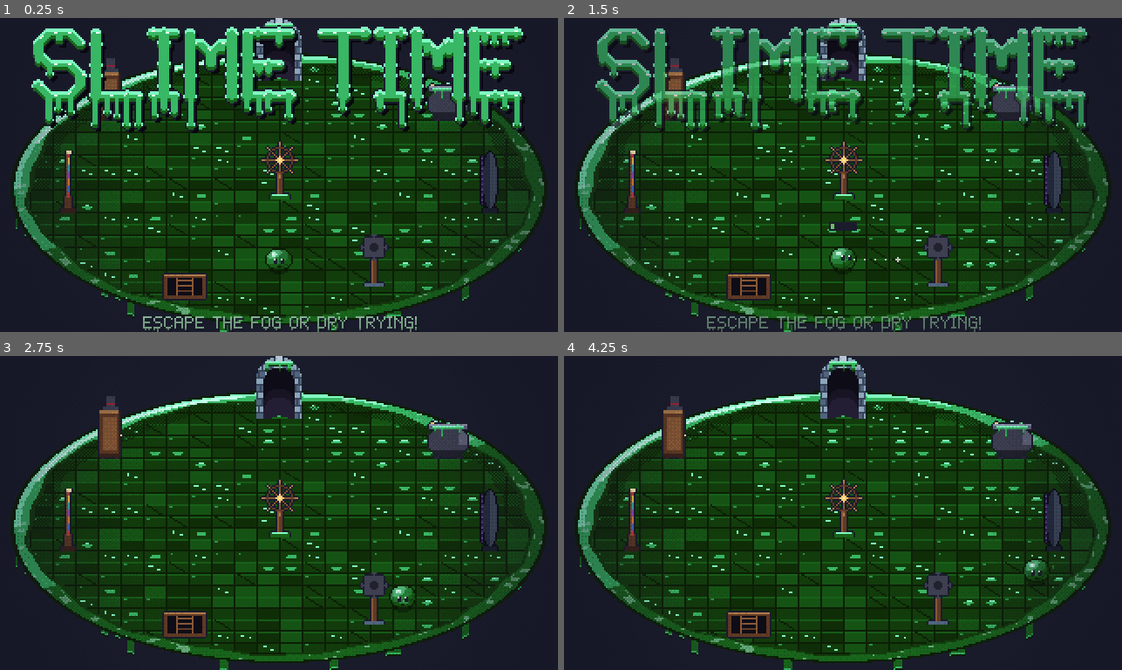
Above: before the commit, frames 1-4 (two rows, left to right).
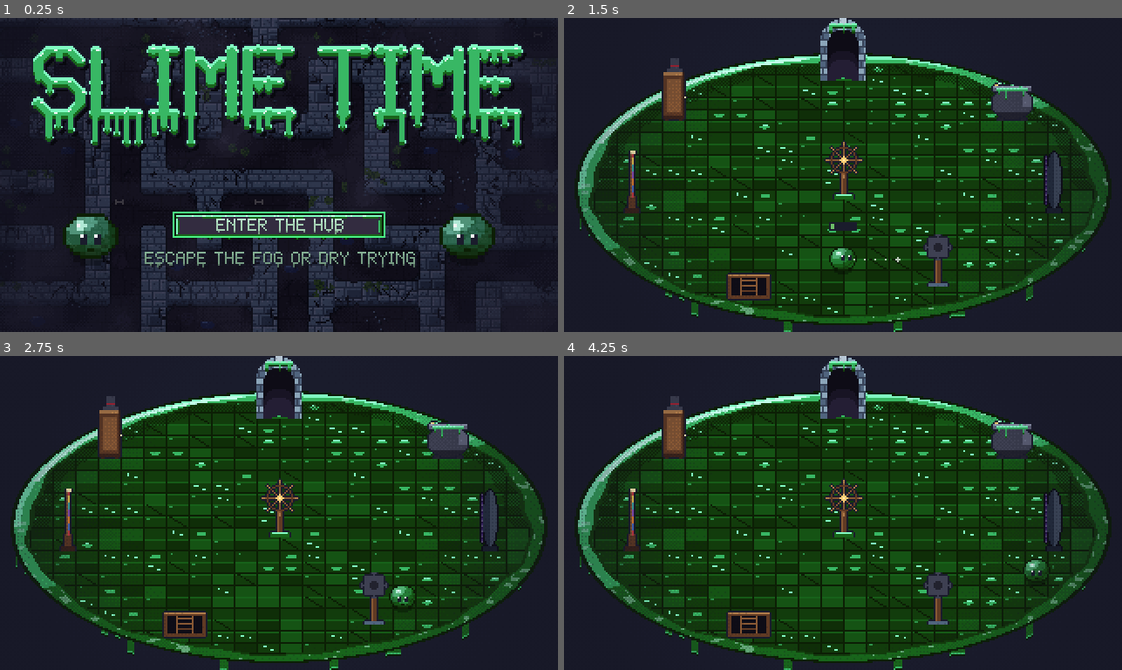
Above: after the commit, the same moments.

Repository: AveryBlue-GD/slime-time
Game: Godot game, scene res://scenes/title.tscn
The game is run twice, just before and just after one commit, with the same random seed, the same clock (stepped at 60 frames per second) and the same inputs. Before the commit the project starts from res://scenes/hub.tscn.
Inputs (mouse positions are in pixels of both pictures, inside the frame that each line leads up to):
- Up to frame 1 (0.25 s): no input
- Up to frame 2 (1.5 s): click (843, 225) at 0.5 s, where only the run after the commit has a clickable "ENTER THE HUB"; tap Enter at 1.25 s; move the mouse to (965, 159) at 1.27 s; hold D (move_right) from 1.28 s (still down); hold Space (jump) from 1.28 s (still down); click (965, 159) at 1.42 s
- Up to frame 3 (2.75 s): release D (move_right) at 2 s; release Space (jump) at 2 s; drag from (167, 528) to (251, 575) at 2.02 s
- Up to frame 4 (4.25 s): move the mouse to (898, 443) at 2.77 s; hold D (move_right) 2.78-3.5 s; hold Space (jump) 2.78-3.5 s; tap P at 2.85 s; click (898, 443) at 2.92 s; drag from (815, 575) to (675, 465) at 3.52 s

The runs differ from the first frame. In frame 1, 65% of the frame differs, in the area x 1-99%, y 0-100%; in frame 2, 13%; in frame 3, less than 0.1%; in frame 4, less than 0.1%.

Commit message:
Title screen is back (logo, ENTER THE HUB, tagline without the !); the hub room shows the rainbow skin as flowing rainbow bands; test every skin swap in the hub
Co-Authored-By: Claude Opus 5.5 <noreply@anthropic.com>

Diff:
--- a/assets/shaders/hub_room.gdshader
+++ b/assets/shaders/hub_room.gdshader
@@ -8,7 +8,9 @@
 // - rim: a thick band of glossy goo whose lumpy inner edge, speckles and the drips running off the
 //   front all turn with the room, while its shading and the shine streak stay put (the light
 //   doesn't move);
-// - everything in the skin's six goo shades.
+// - everything in the skin's six goo shades; with the rainbow skin (`rainbow`), each pixel keeps its
+//   brightness but takes a hue from rainbow bands laid across the floor plan, flowing slowly and
+//   turning with the room, like the rainbow slime.
 // Drawn on a 320x180 rect; each screen pixel is worked out at its center so it stays crisp.
 
 uniform vec2 center = vec2(160.0, 98.0);
@@ -22,6 +24,21 @@
 uniform vec4 deep : source_color = vec4(0.086, 0.259, 0.322, 1.0);
 uniform vec4 outline : source_color = vec4(0.047, 0.149, 0.188, 1.0);
 uniform vec4 background : source_color = vec4(0.07, 0.06, 0.1, 1.0);
+uniform bool rainbow = false;
+uniform float rainbow_speed = 0.05;
+const float HUE_STEPS = 12.0;
+
+vec3 hsv_to_rgb(float h, float s, float v) {
+	vec3 p = abs(fract(vec3(h) + vec3(1.0, 2.0 / 3.0, 1.0 / 3.0)) * 6.0 - 3.0);
+	return v * mix(vec3(1.0), clamp(p - 1.0, 0.0, 1.0), s);
+}
+
+// The rainbow skin's version of a shaded color: same brightness, the band's hue (red to violet).
+vec3 rainbow_of(vec3 col, vec2 plan) {
+	float hue = fract(floor((plan.x * 0.6 + plan.y * 0.35 - TIME * rainbow_speed) * HUE_STEPS) / HUE_STEPS) * 0.83;
+	float v = max(col.r, max(col.g, col.b));
+	return hsv_to_rgb(hue, mix(0.9, 0.25, v * v), v);
+}
 
 
 float hash(vec2 p) {
@@ -119,5 +136,8 @@
 			col = below > drip_length - 1.0 ? outline.rgb : (below > drip_length - 2.0 ? mid.rgb : dark.rgb);
 		}
 	}
+	if (rainbow && (d <= 1.0 || col != background.rgb)) {
+		col = rainbow_of(col, plan);
+	}
 	COLOR = vec4(col, 1.0);
 }
--- a/project.godot
+++ b/project.godot
@@ -11,7 +11,7 @@
 [application]
 
 config/name="Slime Time"
-run/main_scene="res://scenes/hub.tscn"
+run/main_scene="res://scenes/title.tscn"
 config/features=PackedStringArray("4.7")
 config/icon="res://icon.png"
 
--- /dev/null
+++ b/scenes/title.tscn
@@ -0,0 +1,12 @@
+[gd_scene load_steps=2 format=3]
+
+[ext_resource type="Script" path="res://scripts/ui/title.gd" id="1_script"]
+
+[node name="Title" type="Control"]
+layout_mode = 3
+anchors_preset = 15
+anchor_right = 1.0
+anchor_bottom = 1.0
+grow_horizontal = 2
+grow_vertical = 2
+script = ExtResource("1_script")
--- a/scripts/game.gd
+++ b/scripts/game.gd
@@ -48,7 +48,7 @@
 ## Rainbow skin: the trail's hue advances this many full rainbows per second of play.
 const RAINBOW_TRAIL_SPEED := 0.08
 const CLEAR := Color(0, 0, 0, 0)
-const TITLE_SCENE := "res://scenes/hub.tscn"
+const HUB_SCENE := "res://scenes/hub.tscn"
 ## Seconds the "first run: playing as ..." notice stays up.
 const FORCED_SKIN_NOTICE := 2.5
 const VICTORY_SCENE := "res://scenes/victory.tscn"
--- a/scripts/hub.gd
+++ b/scripts/hub.gd
@@ -1,6 +1,6 @@
 extends Node2D
 
-## The hub, which is also the title screen: the slime's room. It's shaped like a giant slime
+## The hub: the slime's room, where every menu lives (the title screen leads here). It's shaped like a giant slime
 ## (glossy goo rim, the slime's eyes on the back, jelly-cube floor; all in your skin's colors) and
 ## seen at a slant. The stations stand evenly spaced around the rim, all facing the center:
 ## - archway: STORY (level select, with the hard mode switch)
@@ -18,8 +18,8 @@
 ## close (holding left while hitting the wheel turns the other way). You glide and leap around as
 ## your slime, in your skin and hat; next to a station the prompt names it and the interact key
 ## uses it (on a touchscreen, JUMP does, right next to one).
-## The logo shows over the room when the game starts and fades once you move. Coming back from a
-## station turns the room so that station faces you again, with the slime in front of it.
+## The title screen (title.tscn) leads here. Coming back from a station turns the room so that
+## station faces you again, with the slime in front of it.
 
 const CENTER := Vector2(160, 98)
 ## The room on screen (an ellipse: a round room seen at a slant).
@@ -36,7 +36,6 @@
 const ART := "res://assets/sprites/hub/"
 const FPS := 6.0
 const PROMPT_Y := 166.0
-const LOGO_RAINBOW_WIDTH := 90.0
 enum View { FRONT, SIDE, BACK }
 
 ## The station used last: coming back turns the room to face it, with the slime in front of it.
@@ -60,7 +59,6 @@
 var prompt: PanelContainer
 var prompt_name: Label
 var prompt_key: Label
-var logo_layer: CanvasLayer
 var room: ColorRect
 var _touch_controls: CanvasLayer
 var _time := 0.0
@@ -86,6 +84,7 @@
 	material.set_shader_parameter("center", CENTER)
 	material.set_shader_parameter("radii", ROOM_RADII)
 	material.set_shader_parameter("background", UIKit.BG)
+	material.set_shader_parameter("rainbow", Progress.is_rainbow())
 	var shades := Skins.shades(Skins.RAINBOW_BASE if Progress.is_rainbow() else Progress.skin_color())
 	for shade: String in shades:
 		material.set_shader_parameter("outline" if shade == "outline" else shade, shades[shade])
@@ -211,7 +210,7 @@
 	return ((at - CENTER) / FLOOR).length() <= 1.0
 
 
-## The prompt bar, the title logo (on a fresh start), a soft vignette and touch controls.
+## The prompt bar, a soft vignette and touch controls.
 func _build_ui() -> void:
 	var shade := CanvasLayer.new()
 	shade.layer = 1
@@ -246,48 +245,9 @@
 	row.add_child(prompt_name)
 	row.add_child(prompt_key)
 	prompt.visible = false
-	if return_to == "":
-		_build_logo(root)
 	UIKit.add_skin_text(root)
 	_touch_controls = preload("res://scripts/ui/touch_controls.gd").new()
 	add_child(_touch_controls)
-
-
-## The gooey logo and the tagline over the room, as the title; they fade once you move.
-func _build_logo(root: Control) -> void:
-	logo_layer = CanvasLayer.new()
-	logo_layer.layer = 3
-	add_child(logo_layer)
-	var logo := TextureRect.new()
-	logo.texture = preload("res://assets/sprites/title.png")
-	logo.position = Vector2(roundf((320 - logo.texture.get_width()) / 2.0), 2)
-	logo.material = Skins.make_material(Progress.skin_color(), Progress.is_rainbow())
-	(logo.material as ShaderMaterial).set_shader_parameter("rainbow_width", LOGO_RAINBOW_WIDTH)
-	(logo.material as ShaderMaterial).set_shader_parameter("translucency", 0.0)
-	logo.mouse_filter = Control.MOUSE_FILTER_IGNORE
-	logo_layer.add_child(logo)
-	var tagline := UIKit.make_label("ESCAPE THE FOG OR DRY TRYING!", 8, UIKit.TEXT_DIM)
-	tagline.horizontal_alignment = HORIZONTAL_ALIGNMENT_CENTER
-	root.add_child(tagline)
-	tagline.set_anchors_and_offsets_preset(Control.PRESET_TOP_WIDE)
-	tagline.offset_top = 171
-	tagline.offset_bottom = 180
-	tagline.set_meta("fades_with_logo", true)
-	logo_layer.set_meta("tagline", tagline)
-
-
-func _fade_logo() -> void:
-	if logo_layer == null or logo_layer.has_meta("fading"):
-		return
-	logo_layer.set_meta("fading", true)
-	var tagline: Label = logo_layer.get_meta("tagline")
-	var tween := create_tween().set_parallel()
-	tween.tween_property(logo_layer.get_child(0), "modulate:a", 0.0, 0.6)
-	tween.tween_property(tagline, "modulate:a", 0.0, 0.6)
-	tween.chain().tween_callback(func() -> void:
-		tagline.queue_free()
-		logo_layer.queue_free()
-		logo_layer = null)
 
 
 func _physics_process(delta: float) -> void:
@@ -300,8 +260,6 @@
 			turning = false
 			turn = wrapf(_turn_to, -PI, PI)
 			_place_all()
-	if logo_layer and (slime.velocity.length() > 4.0 or slime.state != Slime.State.GLIDE):
-		_fade_logo()
 	_update_near()
 	# The interact key (F) uses the station or wheel you're next to; on a touchscreen there's no
 	# such key, so right next to one JUMP uses it instead of leaping.
@@ -309,7 +267,6 @@
 	slime.can_charge = near.is_empty() or not touch
 	var used := Input.is_action_just_pressed("interact") or (touch and Input.is_action_just_pressed("jump"))
 	if not near.is_empty() and used and slime.state == Slime.State.GLIDE:
-		_fade_logo()
 		if near.id == "rotor":
 			turn_room(-1 if Input.is_action_pressed("move_left") else 1)
 		else:
--- a/scripts/ui/controls.gd
+++ b/scripts/ui/controls.gd
@@ -107,7 +107,7 @@
 
 func _reset() -> void:
 	Progress.reset_progress()
-	UIKit.go(get_tree(), UIKit.TITLE_SCENE)
+	UIKit.go(get_tree(), UIKit.HUB_SCENE)
 
 
 func _refresh() -> void:
@@ -161,4 +161,4 @@
 		if reset_confirm.visible:
 			_cancel_reset()
 		else:
-			UIKit.go(get_tree(), UIKit.TITLE_SCENE)
+			UIKit.go(get_tree(), UIKit.HUB_SCENE)
--- a/scripts/ui/level_select.gd
+++ b/scripts/ui/level_select.gd
@@ -93,4 +93,4 @@
 
 func _unhandled_input(event: InputEvent) -> void:
 	if event.is_action_pressed("menu") or event.is_action_pressed("ui_cancel"):
-		UIKit.go(get_tree(), UIKit.TITLE_SCENE)
+		UIKit.go(get_tree(), UIKit.HUB_SCENE)
--- a/scripts/ui/pause_menu.gd
+++ b/scripts/ui/pause_menu.gd
@@ -68,7 +68,7 @@
 
 func _quit() -> void:
 	resume()
-	UIKit.go(get_tree(), UIKit.TITLE_SCENE)
+	UIKit.go(get_tree(), UIKit.HUB_SCENE)
 
 
 func _toggle_sound() -> void:
--- a/scripts/ui/skins_screen.gd
+++ b/scripts/ui/skins_screen.gd
@@ -295,4 +295,4 @@
 
 func _unhandled_input(event: InputEvent) -> void:
 	if event.is_action_pressed("menu") or event.is_action_pressed("ui_cancel"):
-		UIKit.go(get_tree(), UIKit.TITLE_SCENE)
+		UIKit.go(get_tree(), UIKit.HUB_SCENE)
--- /dev/null
+++ b/scripts/ui/title.gd
@@ -0,0 +1,49 @@
+extends Control
+
+## The title screen (the main scene): the big gooey logo in your skin's colors, your slime on
+## either side (in your hat), an ENTER THE HUB button and the tagline under it. Everything else
+## (story, randomizer, skins, upgrades, settings, quit) lives in the hub.
+
+## Rainbow skin: how wide one full rainbow is across the logo (px).
+const LOGO_RAINBOW_WIDTH := 90.0
+const TAGLINE := "ESCAPE THE FOG OR DRY TRYING"
+
+var enter_button: Button
+
+
+func _ready() -> void:
+	UIKit.setup_screen(self, "")
+	# The logo is drawn in the slime sheet's goo shades, so the skin shader recolors it too.
+	var logo := TextureRect.new()
+	logo.texture = preload("res://assets/sprites/title.png")
+	logo.material = Skins.make_material(Progress.skin_color(), Progress.is_rainbow())
+	(logo.material as ShaderMaterial).set_shader_parameter("rainbow_width", LOGO_RAINBOW_WIDTH)
+	(logo.material as ShaderMaterial).set_shader_parameter("translucency", 0.0)  # the logo stays solid
+	logo.position = Vector2(roundf((320 - logo.texture.get_width()) / 2.0), 12)
+	logo.mouse_filter = Control.MOUSE_FILTER_IGNORE
+	add_child(logo)
+	for x in [52, 268]:
+		var preview := UIKit.make_slime_preview(Progress.skin_color(), 2, Progress.is_rainbow())
+		preview.position = Vector2(x, 124)
+		add_child(preview)
+		if Progress.selected_hat != Hats.NONE:  # the hat you're wearing, at the same 2x size
+			var hat := Hat.new()
+			hat.scale = preview.scale
+			add_child(hat)
+			hat.setup(Progress.selected_hat, preview)
+
+	enter_button = UIKit.make_button("ENTER THE HUB", _enter, Vector2(120, 13))
+	enter_button.position = Vector2(100, 112)
+	add_child(enter_button)
+	enter_button.grab_focus()
+
+	var tagline := UIKit.make_label(TAGLINE, 8, UIKit.TEXT_DIM)
+	tagline.horizontal_alignment = HORIZONTAL_ALIGNMENT_CENTER
+	add_child(tagline)
+	tagline.set_anchors_and_offsets_preset(Control.PRESET_TOP_WIDE)
+	tagline.offset_top = 134
+	tagline.offset_bottom = 144
+
+
+func _enter() -> void:
+	UIKit.go(get_tree(), UIKit.HUB_SCENE)
--- a/scripts/ui/ui_kit.gd
+++ b/scripts/ui/ui_kit.gd
@@ -3,8 +3,9 @@
 
 ## Shared look and helpers for the menu screens (320x180 base resolution, 8 px text).
 
-## The hub room is the title screen; every BACK leads there.
-const TITLE_SCENE := "res://scenes/hub.tscn"
+## The title screen (the main scene), and the hub every BACK leads to.
+const TITLE_SCENE := "res://scenes/title.tscn"
+const HUB_SCENE := "res://scenes/hub.tscn"
 const GAME_SCENE := "res://scenes/main.tscn"
 
 const BG := Color8(26, 28, 44)
@@ -188,7 +189,7 @@
 
 ## Bottom-left BACK button that returns to the title.
 static func add_back_button(root: Control) -> Button:
-	var button := make_button("BACK", func() -> void: go(root.get_tree(), TITLE_SCENE), Vector2(40, 13))
+	var button := make_button("BACK", func() -> void: go(root.get_tree(), HUB_SCENE), Vector2(40, 13))
 	button.position = Vector2(4, 164)
 	root.add_child(button)
 	return button
--- a/scripts/ui/upgrades_screen.gd
+++ b/scripts/ui/upgrades_screen.gd
@@ -113,7 +113,7 @@
 func _leave() -> void:
 	var to_game: bool = Progress.return_to_game
 	Progress.return_to_game = false
-	UIKit.go(get_tree(), UIKit.GAME_SCENE if to_game else UIKit.TITLE_SCENE)
+	UIKit.go(get_tree(), UIKit.GAME_SCENE if to_game else UIKit.HUB_SCENE)
 
 
 func _unhandled_input(event: InputEvent) -> void:
--- a/scripts/ui/victory.gd
+++ b/scripts/ui/victory.gd
@@ -41,7 +41,7 @@
 		UIKit.make_button("RANDOMIZER", func() -> void:
 			Progress.start_random()
 			UIKit.go(get_tree(), UIKit.GAME_SCENE)),
-		UIKit.make_button("HUB", func() -> void: UIKit.go(get_tree(), UIKit.TITLE_SCENE)),
+		UIKit.make_button("HUB", func() -> void: UIKit.go(get_tree(), UIKit.HUB_SCENE)),
 	]
 	for button in buttons:
 		menu.add_child(button)
--- a/tests/test_hub.gd
+++ b/tests/test_hub.gd
@@ -6,7 +6,7 @@
 ## up close); hitting the wheel (interact key beside it) turns the whole room one station round,
 ## the floor drawn for the new turn; next to a station the prompt names it and the interact key (F)
 ## uses it while SPACE still leaps; the randomizer portal stays locked until the story is beaten;
-## coming back from a station turns the room to face it; the title logo fades once you move.
+## coming back from a station turns the room to face it.
 ## Starts from a fresh state (tests never read the real save).
 ## Run: .\tools\godot.ps1 --path . --headless --fixed-fps 60 --quit-after 30000 -s res://tests/test_hub.gd
 
@@ -25,6 +25,17 @@
 	hub_scene = load("res://scenes/hub.tscn")
 	progress.levels_cleared = 0
 
+	# --- The title screen leads into the hub
+	var title: Control = load("res://scenes/title.tscn").instantiate()
+	root.add_child(title)
+	await _frames(2)
+	var texts: Array = []
+	for node in title.find_children("*", "Label", true, false):
+		texts.append(node.text)
+	_check(title.enter_button.text == "ENTER THE HUB" and "ESCAPE THE FOG OR DRY TRYING" in texts and ProjectSettings.get_setting("application/run/main_scene") == "res://scenes/title.tscn",
+		"the game opens on the title: ENTER THE HUB, then the tagline (no !)")
+	title.free()
+
 	# --- The room, its stations and their views
 	HubScript.return_to = ""
 	var hub: Node2D = await _open()
@@ -40,16 +51,14 @@
 	_check(right.view == HubScript.View.SIDE and right.sprite.flip_h and left.view == HubScript.View.SIDE and not left.sprite.flip_h,
 		"stations at the sides show their side, facing the center (mirrored on the right)")
 	_check(hub._station("settings").view == HubScript.View.BACK, "stations up close show their back")
-	_check(hub.logo_layer != null and hub.near.is_empty() and not hub.prompt.visible,
-		"a fresh start shows the logo; the slime starts with nothing to use")
+	_check(hub.near.is_empty() and not hub.prompt.visible, "the slime starts in the room with nothing to use")
 
-	# --- Away from stations the jump key leaps as usual, and moving fades the logo
+	# --- Away from stations the jump key leaps as usual
 	Input.action_press("jump")
 	await _frames(3)
 	_check(hub.slime.state == Slime.State.CHARGING, "away from stations, the jump key charges a leap")
 	Input.action_release("jump")
 	await _frames(70)
-	_check(hub.logo_layer == null or hub.logo_layer.has_meta("fading"), "moving fades the logo")
 	hub.free()
 
 	# --- The wheel turns the room one station round
@@ -72,7 +81,6 @@
 	# --- Bumping into things is smooth: no lane tugging, no clipping or jumps
 	HubScript.return_to = ""
 	hub = await _open()
-	hub._fade_logo()
 	var slime: Slime = hub.slime
 	slime.position = hub.rotor.position + Vector2(-3, 30)  # below the wheel, a little off-center
 	var start_y := slime.position.y
@@ -98,8 +106,7 @@
 	# --- Next to a station: the prompt, and the jump key uses it
 	HubScript.return_to = "upgrades"
 	hub = await _open()
-	_check(hub._station("upgrades").view == HubScript.View.FRONT and hub.logo_layer == null,
-		"coming back from a station turns the room to face it (no logo)")
+	_check(hub._station("upgrades").view == HubScript.View.FRONT, "coming back from a station turns the room to face it")
 	_check(hub.prompt.visible and hub.prompt_name.text == "UPGRADES" and hub.prompt_key.text == "F",
 		"standing at it, the prompt names it and its key (%s %s)" % [hub.prompt_name.text, hub.prompt_key.text])
 	Input.action_press("jump")
--- /dev/null
+++ b/tests/test_hub_skins.gd
@@ -0,0 +1,102 @@
+extends SceneTree
+
+## Every skin in the hub: for each skin (all ten presets, the CHAMELEON color wheel and the
+## rainbow), in both jelly and solid versions, the skin is picked on the real skins screen and the
+## hub is opened again. Then the room's floor tiles and rim (hub_room.gdshader's six shade
+## uniforms, and its rainbow bands for the rainbow skin), every station, the wheel in the middle and the slime itself must all use that
+## skin's shades (rainbow on only for the rainbow skin; jelly see-through only when jelly is on).
+## The order hops between very different skins (including rainbow -> a plain skin) so stale
+## colors from the skin before would show up. Everything unlocked (dev); never touches a save.
+## Run: .\tools\godot.ps1 --path . --headless --fixed-fps 60 --quit-after 30000 -s res://tests/test_hub_skins.gd
+
+var failures := 0
+var progress: Node
+var skins_scene: PackedScene
+var hub_scene: PackedScene
+
+
+func _initialize() -> void:
+	await process_frame
+	progress = root.get_node("Progress")
+	progress.saving_enabled = false
+	progress.dev_tools = true  # every skin, jelly and solid
+	skins_scene = load("res://scenes/skins.tscn")
+	hub_scene = load("res://scenes/hub.tscn")
+
+	var ids: Array[String] = []
+	for preset: Dictionary in Skins.PRESETS:
+		ids.append(preset.id)
+	# Hop around: neighbors in the list differ a lot, and the rainbow is followed by plain skins.
+	var order: Array[String] = [Skins.RAINBOW]
+	order.append_array(ids)
+	order.append_array([Skins.CUSTOM, Skins.RAINBOW, "lime", Skins.CUSTOM, "ember"])
+	var checked := 0
+	for jelly in [true, false]:
+		for id in order:
+			var expected := await _pick(id, jelly)
+			if await _check_hub(id, jelly, expected):
+				checked += 1
+	_check(checked == order.size() * 2, "%d of %d skin swaps show the right colors everywhere in the hub" % [checked, order.size() * 2])
+
+	print("RESULT: %s" % ("PASS" if failures == 0 else "FAIL (%d)" % failures))
+	quit(1 if failures else 0)
+
+
+## Picks skin `id` (jelly or solid) on the skins screen; returns the base color it should show.
+func _pick(id: String, jelly: bool) -> Color:
+	var screen: Control = skins_scene.instantiate()
+	root.add_child(screen)
+	await process_frame
+	if screen.view_jelly != jelly:
+		screen._toggle_jelly()
+	screen._on_tile(id)
+	await process_frame
+	screen.free()
+	if progress.selected_skin != id or progress.jelly != jelly:
+		_check(false, "picking %s (%s) on the skins screen wears it" % [id, "jelly" if jelly else "solid"])
+	if id == Skins.RAINBOW:
+		return Skins.RAINBOW_BASE
+	if id == Skins.CUSTOM:
+		return progress.custom_color  # the wheel's random color for this visit
+	return Skins.get_preset(id).color
+
+
+## Opens the hub and checks every skin-colored part of it; true when all of them are right.
+func _check_hub(id: String, jelly: bool, base: Color) -> bool:
+	var hub: Node2D = hub_scene.instantiate()
+	root.add_child(hub)
+	await physics_frame
+	var shades := Skins.shades(base)
+	var rainbow := id == Skins.RAINBOW
+	var wrong: Array[String] = []
+	var room := hub.room.material as ShaderMaterial
+	for shade: String in shades:
+		if not Color(room.get_shader_parameter(shade)).is_equal_approx(shades[shade]):
+			wrong.append("floor/rim %s" % shade)
+	if bool(room.get_shader_parameter("rainbow")) != rainbow:
+		wrong.append("floor/rim rainbow")
+	var parts := {"wheel": hub.rotor, "slime": hub.slime.sprite}
+	for station: Dictionary in hub.stations:
+		parts[station.id] = station.sprite
+	for part: String in parts:
+		var material := (parts[part] as CanvasItem).material as ShaderMaterial
+		if not Color(material.get_shader_parameter("mid")).is_equal_approx(shades.mid):
+			wrong.append("%s color" % part)
+		if bool(material.get_shader_parameter("rainbow")) != rainbow:
+			wrong.append("%s rainbow" % part)
+	var see_through: float = (hub.slime.sprite.material as ShaderMaterial).get_shader_parameter("translucency")
+	if see_through != (1.0 if jelly else 0.0):
+		wrong.append("slime jelly")
+	hub.free()
+	var label := "%s (%s)" % [Skins.display_name(id), "jelly" if jelly else "solid"]
+	if not wrong.is_empty():
+		_check(false, "%s: wrong %s" % [label, ", ".join(wrong)])
+		return false
+	print("  ok   %s: floor tiles, rim, stations, wheel and slime all match" % label)
+	return true
+
+
+func _check(ok: bool, label: String) -> void:
+	print(("  ok   " if ok else "  FAIL ") + label)
+	if not ok:
+		failures += 1
--- a/tests/test_pause_restart.gd
+++ b/tests/test_pause_restart.gd
@@ -49,7 +49,7 @@
 	game.pause_menu.open()
 	game.pause_menu._quit()
 	await _frames(int(game.END_DELAY * 60) + 60)
-	_check(current_scene != null and current_scene.scene_file_path == UIKit.TITLE_SCENE and not paused,
+	_check(current_scene != null and current_scene.scene_file_path == UIKit.HUB_SCENE and not paused,
 		"quitting to the hub lands in the hub, unpaused (%s)" % (current_scene.scene_file_path if current_scene else "none"))
 
 	print("RESULT: %s" % ("PASS" if failures == 0 else "FAIL (%d)" % failures))
Not shown, added: scripts/ui/title.gd.uid
Not shown, added: tests/test_hub_skins.gd.uid
Not shown, changed: CLAUDE.md
